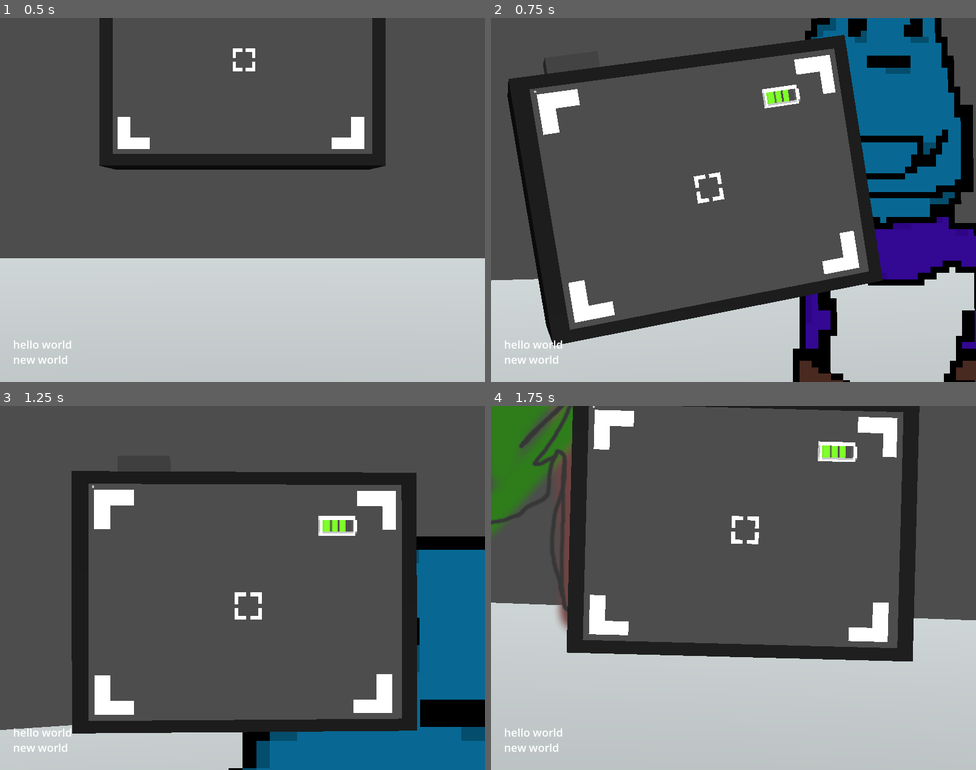
Above: before the commit, frames 1-4 (two rows, left to right).
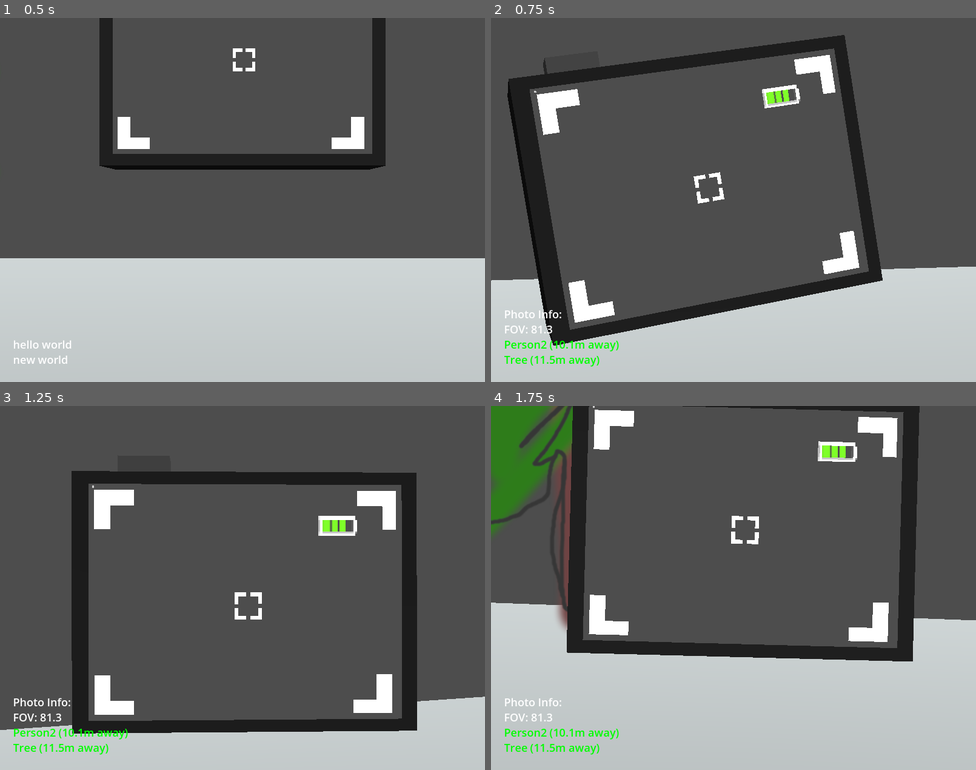
Above: after the commit, the same moments.

Repository: theowiik/xmas-game-jam-2025
Game: Godot game, scene res://scenes/main.tscn
Two runs of this game, one before a commit and one after it. Both use one fixed random seed, a clock stepped at 60 frames per second and the inputs below.
Inputs (mouse positions are in pixels of both pictures, inside the frame that each line leads up to):
- Up to frame 1 (0.5 s): no input
- Up to frame 2 (0.75 s): tap Enter at 0.5 s; move the mouse to (757, 200) at 0.52 s; press the mouse at (757, 200) at 0.53 s; hold W (WALK_FORWARD) from 0.53 s (still down)
- Up to frame 3 (1.25 s): keep holding W (WALK_FORWARD); tap Space (JUMP) at 0.77 s
- Up to frame 4 (1.75 s): keep holding W (WALK_FORWARD); move the mouse to (709, 588) at 1.27 s; release the mouse at (709, 588) at 1.28 s; tap Mouse wheel up (ZOOM_IN) at 1.35 s; tap Space (JUMP) at 1.52 s

Frame 1 is identical in both runs. In frame 2, 19% of the frame differs, in the area x 2-100%, y 0-100%; in frame 3, 14%; in frame 4, 0.7%.

Commit message:
Send signal with photo info

Diff:
--- a/scenes/main.tscn
+++ b/scenes/main.tscn
@@ -34,15 +34,6 @@
 [node name="MeshInstance3D" type="MeshInstance3D" parent="StaticBody3D"]
 mesh = SubResource("BoxMesh_o5qli")
 
-[node name="Node3D" parent="." instance=ExtResource("2_0wfyh")]
-transform = Transform3D(1, 0, 0, 0, 1, 0, 0, 0, 1, 3.3563247, 0, -4.2235384)
-
-[node name="Node3D3" parent="." instance=ExtResource("2_0wfyh")]
-transform = Transform3D(1, 0, 0, 0, 1, 0, 0, 0, 1, -4.694105, 0, -4.6321945)
-
-[node name="Node3D4" parent="." instance=ExtResource("2_0wfyh")]
-transform = Transform3D(1, 0, 0, 0, 1, 0, 0, 0, 1, -4.4638567, 0, 4.3397207)
-
 [node name="Store" parent="." instance=ExtResource("3_sugp2")]
 transform = Transform3D(1, 0, 0, 0, 1, 0, 0, 0, 1, -9.700038, 1.1580691, -2.2665484)
 
@@ -53,3 +44,12 @@
 
 [node name="Tree" parent="." instance=ExtResource("4_jyhfs")]
 transform = Transform3D(1, 0, 0, 0, 1, 0, 0, 0, 1, -3.9814558, 2.7003293, -12.030553)
+
+[node name="Tree2" parent="." instance=ExtResource("4_jyhfs")]
+transform = Transform3D(1, 0, 0, 0, 1, 0, 0, 0, 1, -1.3780346, 2.872077, 16.122593)
+
+[node name="Person" parent="." instance=ExtResource("2_0wfyh")]
+transform = Transform3D(1, 0, 0, 0, 1, 0, 0, 0, 1, 9.329944, -0.07997465, 3.830927)
+
+[node name="Person2" parent="." instance=ExtResource("2_0wfyh")]
+transform = Transform3D(1, 0, 0, 0, 1, 0, 0, 0, 1, -9.126145, -0.07997465, -5.84659)
--- a/scripts/camera.gd
+++ b/scripts/camera.gd
@@ -1,4 +1,6 @@
 extends Node3D
+
+signal photo_taken(detected_objects: Array[Dictionary], fov: float)
 
 @onready var sub_viewport: SubViewport = $SubViewport
 @onready var camera: Camera3D = $SubViewport/Camera3D
@@ -45,13 +47,7 @@
 
 	detected_objects.sort_custom(func(a, b): return a.distance < b.distance)
 
-	print("\n=== Photo Contents ===")
-	if detected_objects.is_empty():
-		print("Nothing interesting in frame")
-	else:
-		for obj_data in detected_objects:
-			print("  - %s (%.1fm away)" % [obj_data.name, obj_data.distance])
-	print("======================\n")
+	photo_taken.emit(detected_objects, camera.fov)
 
 
 func _is_in_camera_view(node: Node3D) -> bool:
--- a/scripts/player.gd
+++ b/scripts/player.gd
@@ -2,6 +2,7 @@
 
 @onready var view_pivot: Node3D = $ViewPivot
 @onready var desired_camera_position: Node3D = $ViewPivot/DesiredCameraPosition
+@onready var photo_info_label: RichTextLabel = $ViewPivot/Camera3D/CanvasGroup/PhotoInfoLabel
 
 var camera: Node3D = null
 
@@ -34,6 +35,11 @@
 
 func _ready() -> void:
 	Input.mouse_mode = Input.MOUSE_MODE_CAPTURED
+
+	# Find and connect to the camera signal
+	camera = get_node("../Camera")
+	if camera:
+		camera.photo_taken.connect(_on_photo_taken)
 
 
 func _process(delta: float) -> void:
@@ -151,3 +157,20 @@
 		velocity.z = move_toward(velocity.z, 0, speed)
 
 	move_and_slide()
+
+
+func _on_photo_taken(detected_objects: Array[Dictionary], fov: float) -> void:
+	photo_info_label.clear()
+	print("[PLAYER] Photo taken with FOV: %.1f" % fov)
+
+	photo_info_label.append_text("Photo Info:\n")
+	photo_info_label.append_text("FOV: %.1f\n" % fov)
+
+	if detected_objects.is_empty():
+		photo_info_label.append_text("[color=gray]Bad photo :([/color]\n")
+	else:
+		for obj_data in detected_objects:
+			photo_info_label.append_text(
+				"[color=green]%s (%.1fm away)[/color]\n" % [obj_data.name, obj_data.distance]
+			)
+			print("[PLAYER] - Captured: %s (%.1fm away)" % [obj_data.name, obj_data.distance])
